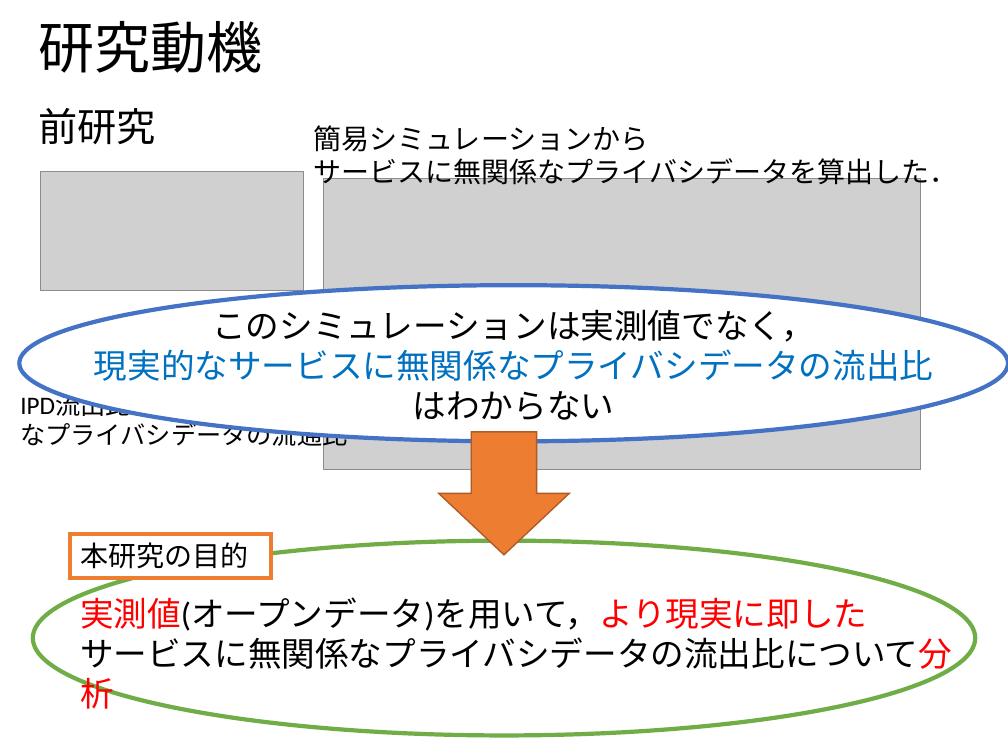
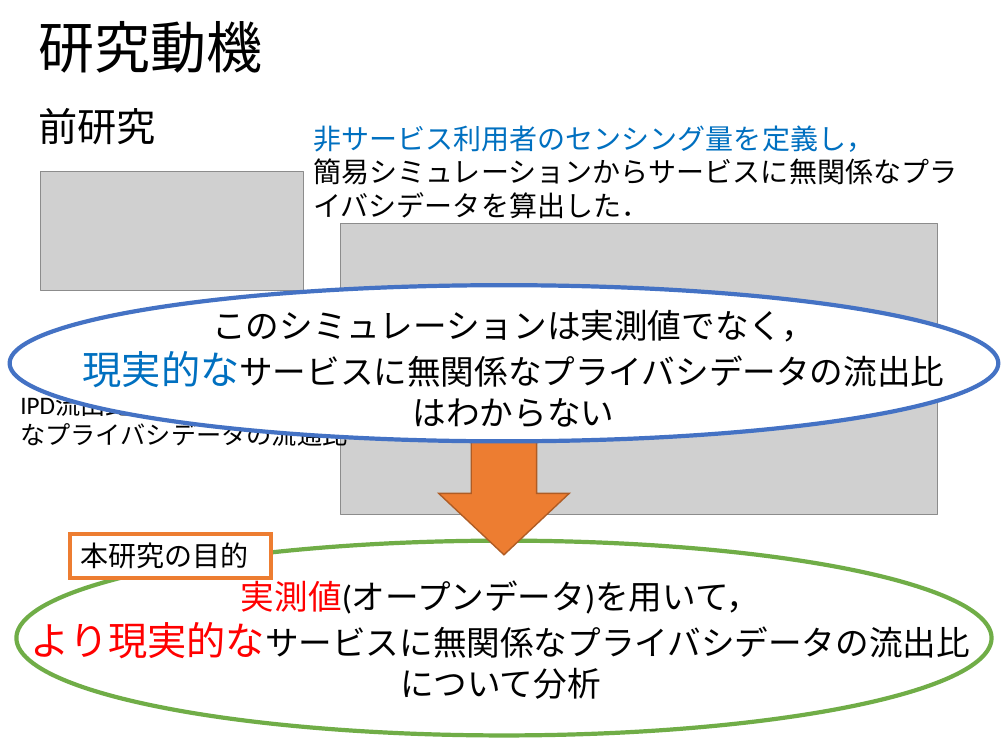
Before and after one commit to ao-megane/LplcOpenDataConverter, a slide deck: slide 8 of LplcOpenDataConverter/LplcOpenDataConverter/プレゼン/多地点カメラを用いた見守りサービスにおける第三者のプライバシデータ流出比の定量評価.pptx. Drawn at 1008x756 pixels with LibreOffice and Linux fonts; fonts in the diff are those of the drawing; grey boxes stand for pictures; background and template pictures are left out. Boxes give left, top, right and bottom in pixels: in the first picture for what was removed or moved away, otherwise in the second. Text is boxed around its words. In the diff, an @@ line names an element or a change of style, - is before the commit and + after.

```diff
--- a/LplcOpenDataConverter/LplcOpenDataConverter/プレゼン/多地点カメラを用いた見守りサービスにおける第三者のプライバシデータ流出比の定量評価.pptx
+++ b/LplcOpenDataConverter/LplcOpenDataConverter/プレゼン/多地点カメラを用いた見守りサービスにおける第三者のプライバシデータ流出比の定量評価.pptx
@@ text at box(313, 125, 957, 224): text changed @@
-簡易シミュレーションから
-サービスに無関係なプライバシデータを算出した．
+非サービス利用者のセンシング量を定義し，
+簡易シミュレーションからサービスに無関係なプライバシデータを算出した．
@@ picture: place and size @@
-picture at box(324, 178, 920, 470)
+picture at box(341, 224, 937, 515)
@@ ellipse: place and size @@
-ellipse at box(19, 285, 1008, 442)
+ellipse at box(10, 285, 999, 442)
@@ text "このシミュレーションは実測値でなく， 現実的なサービスに無関係なプライバシデータの流出比 はわからない": place and size @@
-text "このシミュレーションは実測値でなく， 現実的なサービスに無関係なプライバシデータの流出比 はわからない" at box(94, 303, 933, 420)
+text "このシミュレーションは実測値でなく， 現実的なサービスに無関係なプライバシデータの流出比 はわからない" at box(83, 303, 944, 427)
@@ text "このシミュレーションは実測値でなく， 現実的なサービスに無関係なプライバシデータの流出比 はわからない" at box(83, 303, 944, 427): size 24 to 28 pt, text colour #0070C0 to #000000 in "現実的なサービスに無関係なプライバシデータの流出比" @@
@@ ellipse: place and size @@
-ellipse at box(33, 540, 976, 735)
+ellipse at box(16, 540, 991, 735)
@@ text at box(31, 574, 970, 699): text changed @@
-実測値(オープンデータ)を用いて，より現実に即した
-サービスに無関係なプライバシデータの流出比について分析
+実測値(オープンデータ)を用いて，
+より現実的なサービスに無関係なプライバシデータの流出比
+について分析
```
Also in this commit, not shown: 32 other slides changed, 1 slide added, 2 slides removed, 1 other file.
